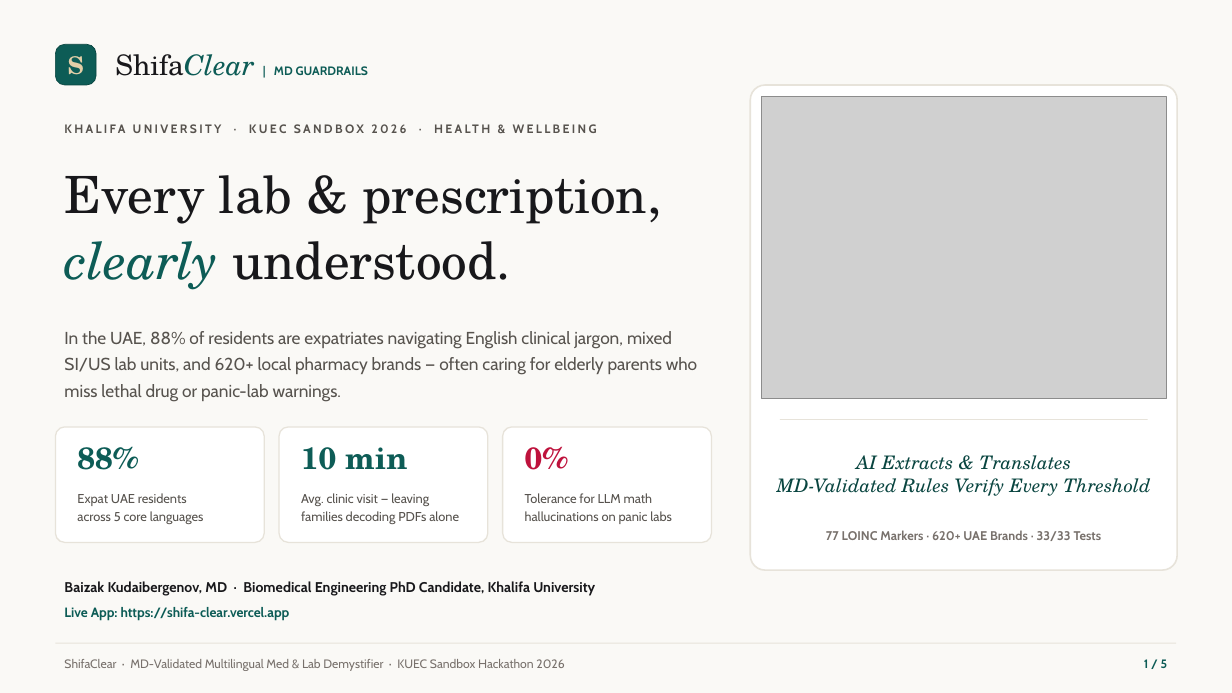
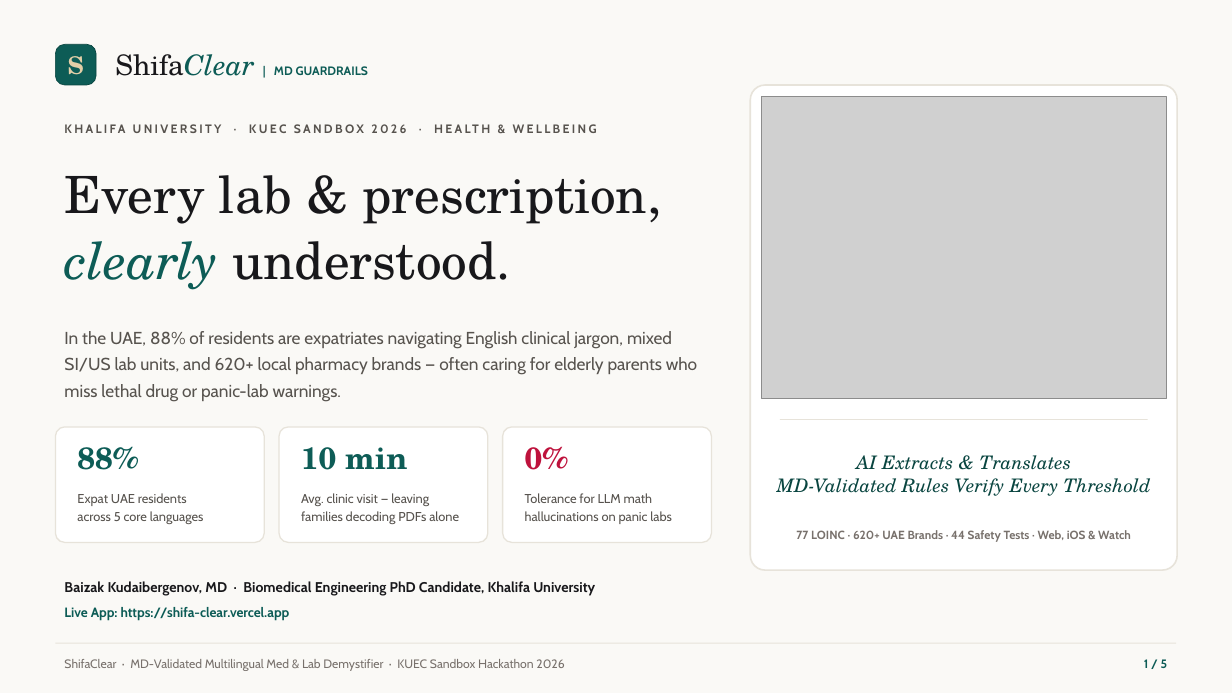
Before and after one commit to EigenLayerovich/Shifa_Clear, a slide deck: slide 1 of ShifaClear_KUEC_Pitch_Deck.pptx. Drawn at 1232x693 pixels with LibreOffice and Linux fonts; fonts in the diff are those of the drawing; grey boxes stand for pictures. Boxes give left, top, right and bottom in pixels: in the first picture for what was removed or moved away, otherwise in the second. Text is boxed around its words. In the diff, an @@ line names an element or a change of style, - is before the commit and + after.

Commit message:
docs(pitch): sync 2-min 5-slide pitch deck with 44 CI safety tests, Round 2 guardrails, and native iOS + Apple Watch

```diff
--- a/ShifaClear_KUEC_Pitch_Deck.pptx
+++ b/ShifaClear_KUEC_Pitch_Deck.pptx
@@ text at <box>796,530,1131,542</box>: text changed; size 9.8 to 9.2 pt @@
-77 LOINC Markers · 620+ UAE Brands · 33/33 Tests
+77 LOINC · 620+ UAE Brands · 44 Safety Tests · Web, iOS & Watch
```
Also in this commit, not shown: 4 other slides changed.
